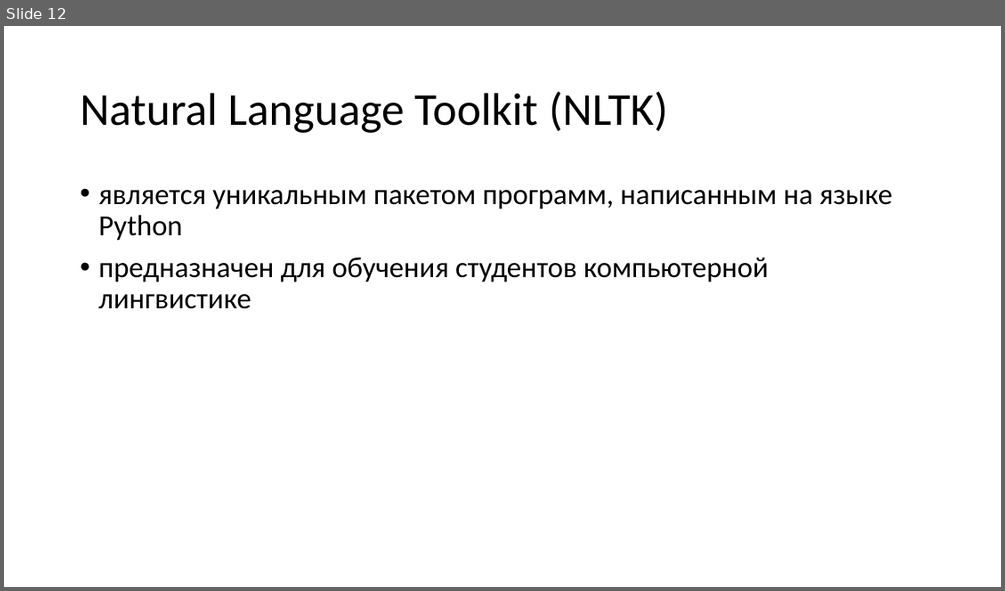
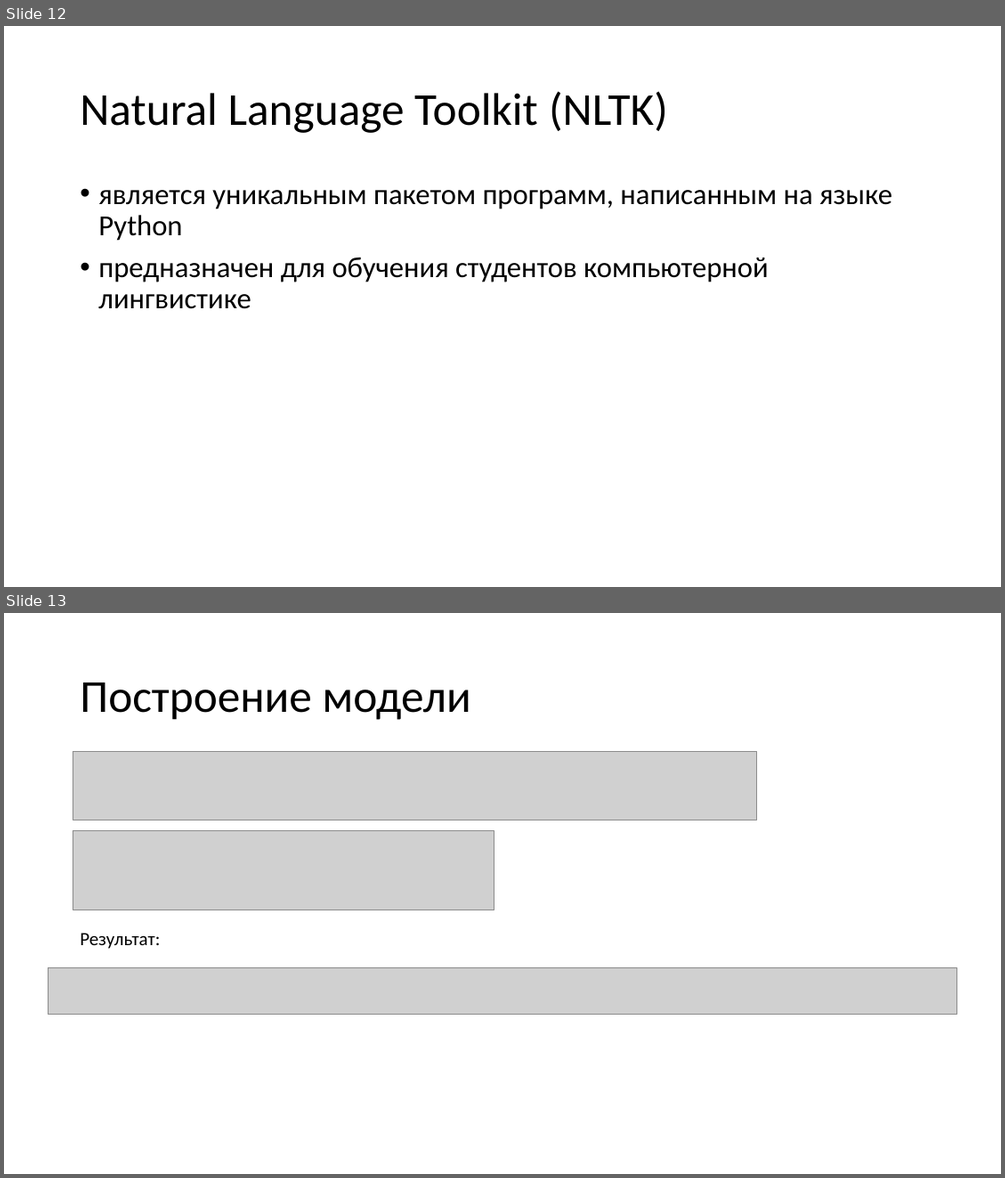
Before and after one commit to iamgo100/course-work-cst, a slide deck: Курсовая работа, 4 семестр.pptx. Shown one above the other, each under a label of ours: slide 12 before the commit, slides 12 and 13 after it. The pictures are 1005x591 and 1005x1178 pixels, drawn with LibreOffice and Linux fonts; fonts in the diff are those of the drawing; grey boxes stand for pictures. Boxes give left, top, right and bottom in pixels: in the first picture for what was removed or moved away, otherwise in the second. Text is boxed around its words. In the diff, an @@ line names an element or a change of style, - is before the commit and + after.

```diff
--- a/Курсовая работа, 4 семестр.pptx
+++ b/Курсовая работа, 4 семестр.pptx
@@ slide 13 added at <box>4,613,1001,1174</box>, background #FFFFFF @@
@@ title added at <box>80,682,471,720</box>, 44 pt, text #000000 @@
+Построение модели
@@ picture added at <box>73,751,757,819</box> @@
@@ picture added at <box>73,831,494,909</box> @@
@@ text added at <box>80,933,160,949</box>, 18 pt, text #000000 @@
+Результат:
@@ picture added at <box>48,967,956,1014</box> @@
```
Also in this commit, not shown: 1 slide changed, 6 other slides added, 7 slides removed.
